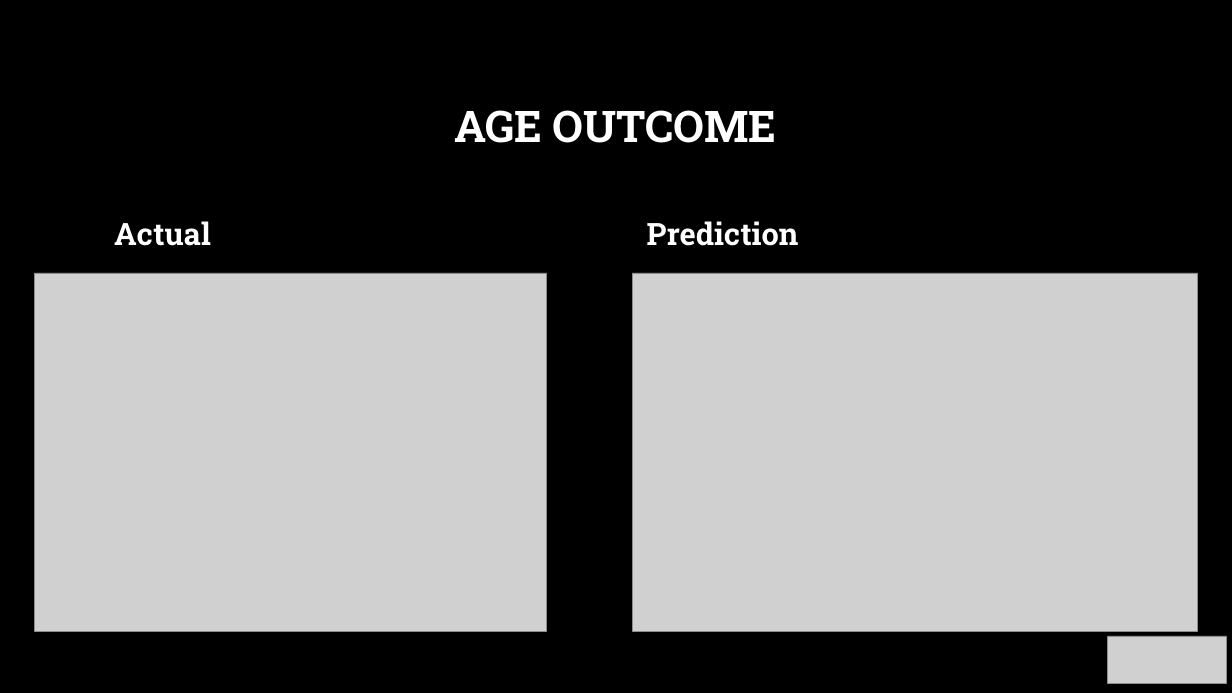
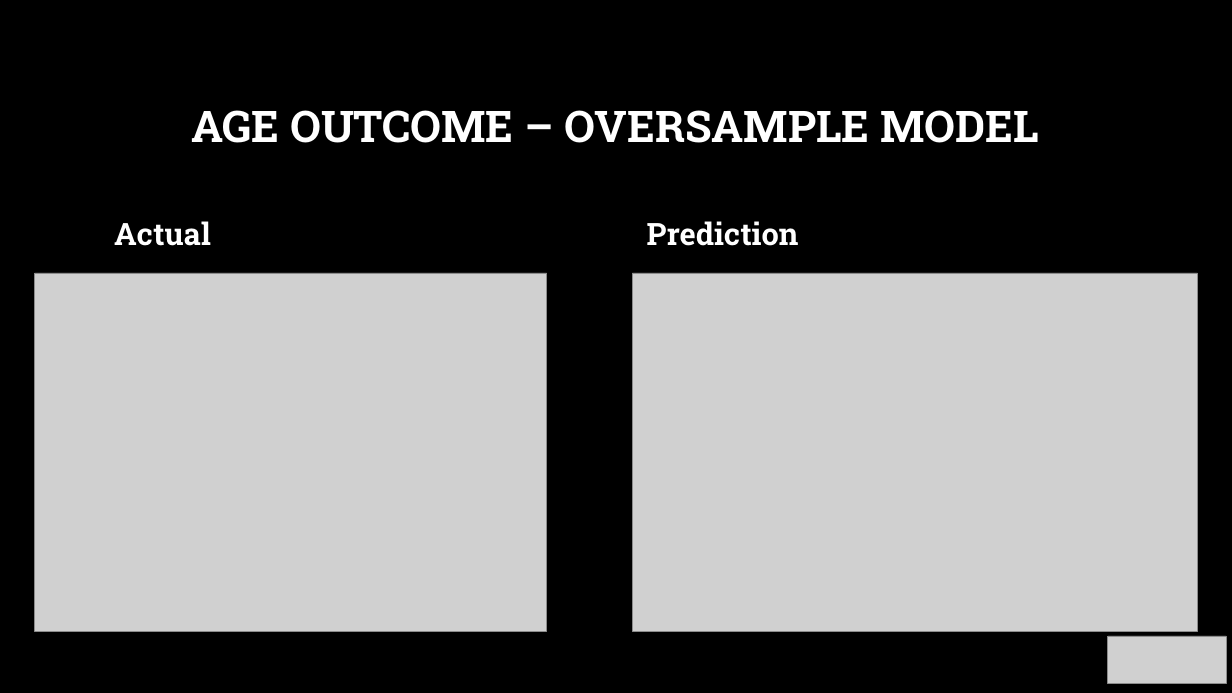
Before and after one commit to acollawn/Project_4, a slide deck: slide 13 of Predicting Diabetes.pptx (slide 8 before the commit). Drawn at 1232x693 pixels with LibreOffice and Linux fonts; fonts in the diff are those of the drawing; grey boxes stand for pictures; background and template pictures are left out. Boxes give left, top, right and bottom in pixels: in the first picture for what was removed or moved away, otherwise in the second. Text is boxed around its words. In the diff, an @@ line names an element or a change of style, - is before the commit and + after.

```diff
--- a/Predicting Diabetes.pptx
+++ b/Predicting Diabetes.pptx
@@ title at (192,110,1038,143): text changed @@
-AGE OUTCOME
+AGE OUTCOME – OVERSAMPLE MODEL
```
Also in this commit, not shown: 3 other slides changed, 5 slides added.
